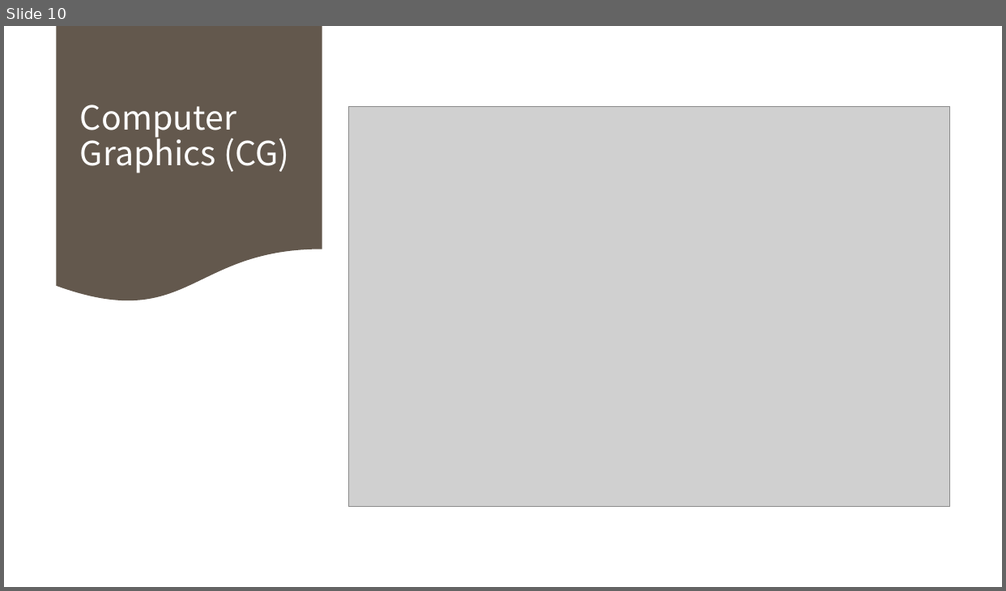
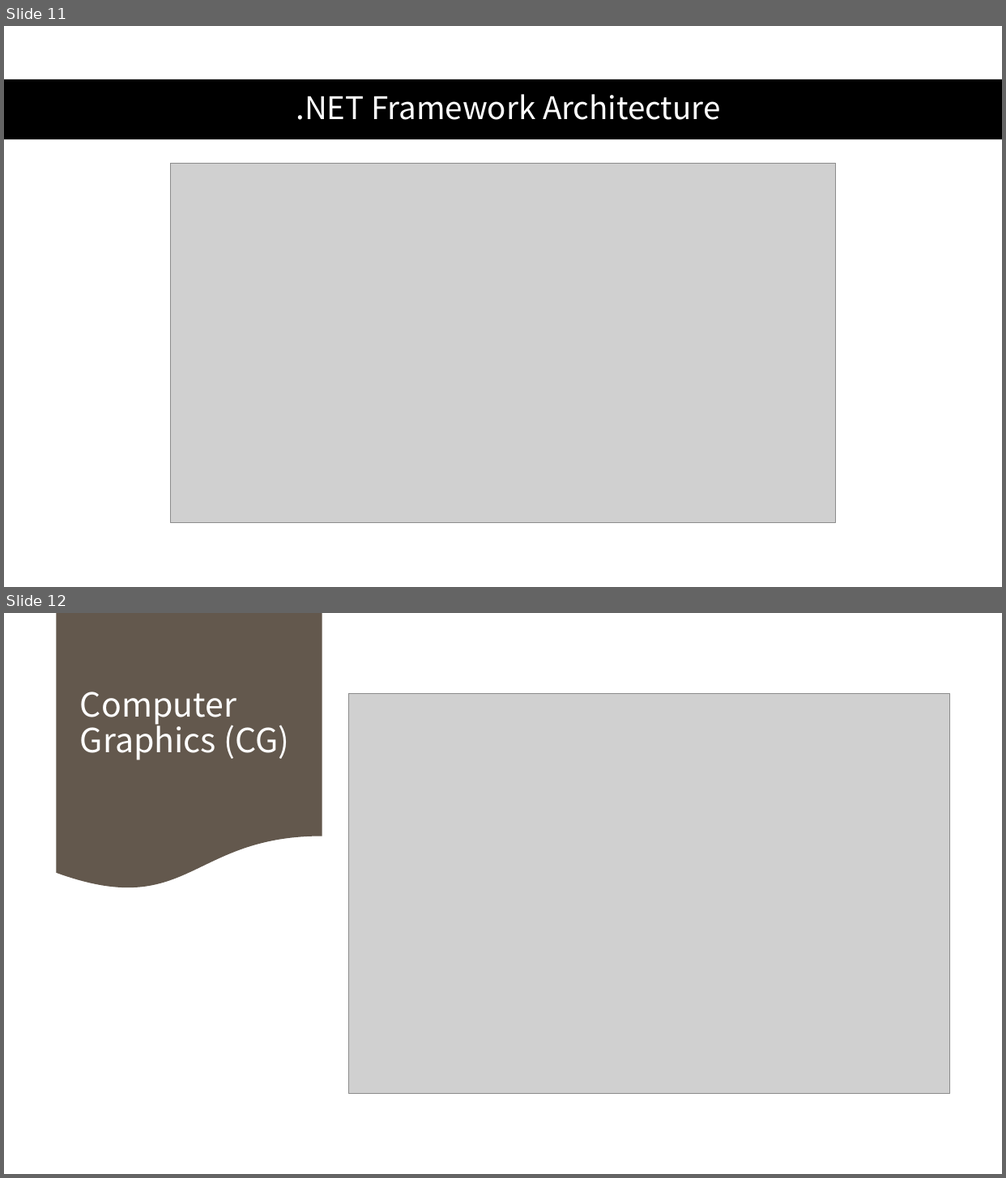
Before and after one commit to mokwongame/OpenGL_2025_2, a slide deck: Graphics 개념.pptx. Shown one above the other, each under a label of ours: slide 10 before the commit, slides 11 and 12 after it. The pictures are 1006x591 and 1006x1178 pixels, drawn with LibreOffice and Linux fonts; fonts in the diff are those of the drawing; grey boxes stand for pictures. Boxes give left, top, right and bottom in pixels: in the first picture for what was removed or moved away, otherwise in the second. Text is boxed around its words. In the diff, an @@ line names an element or a change of style, - is before the commit and + after.

```diff
--- a/Graphics 개념.pptx
+++ b/Graphics 개념.pptx
@@ slide 11 added at <box>4,26,1002,587</box>, background #FFFFFF @@
@@ rectangle added at <box>4,79,1002,139</box>, fill #000000 @@
@@ title added at <box>49,79,967,139</box>, 30 pt, text #FFFFFF @@
+.NET Framework Architecture
@@ picture added at <box>170,163,836,523</box> @@
@@ what was slide 10 is now slide 12 @@
```
Also in this commit, not shown: 1 other slide added, 1 other file.
